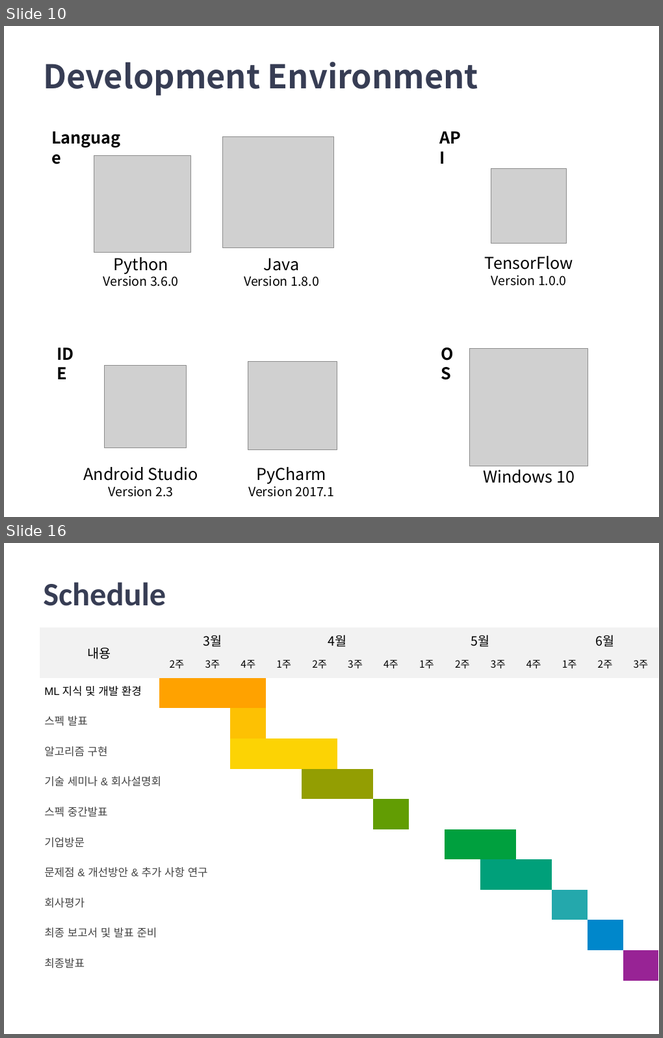
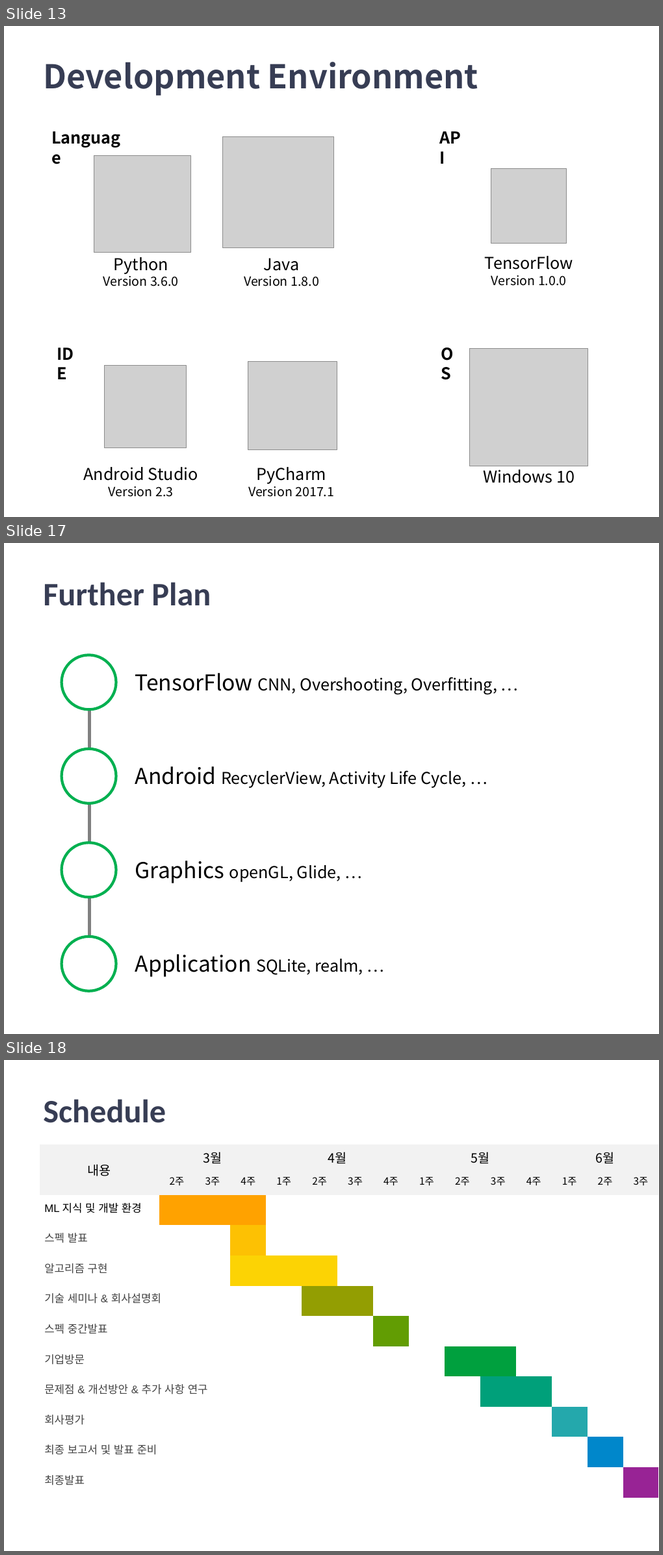
Before and after one commit to Jamjomjara/snu-artoon, a slide deck: artoon-spec.pptx. Shown one above the other, each under a label of ours: slides 10 and 16 before the commit, slides 13, 17 and 18 after it; the slides between them are not shown. The pictures are 663x1038 and 663x1555 pixels, drawn with LibreOffice and Linux fonts; fonts in the diff are those of the drawing; grey boxes stand for pictures; background and template pictures are left out. Boxes give left, top, right and bottom in pixels: in the first picture for what was removed or moved away, otherwise in the second. Text is boxed around its words. In the diff, an @@ line names an element or a change of style, - is before the commit and + after.

```diff
--- a/artoon-spec.pptx
+++ b/artoon-spec.pptx
@@ slide 17 added at bbox=[4, 543, 659, 1034], background #FFFFFF @@
@@ title added at bbox=[43, 582, 211, 606], 36 pt, text #373D54, bold @@
+Further Plan
@@ ellipse added at bbox=[62, 655, 116, 709], fill #FFFFFF, outline #00B050 3 pt @@
@@ text added at bbox=[135, 673, 498, 694], 18 pt, text #000000 @@
+TensorFlow CNN, Overshooting, Overfitting, …
@@ line added from (89, 683) to (89, 964), #808080 3 pt @@
@@ ellipse added at bbox=[62, 749, 116, 803], fill #FFFFFF, outline #00B050 3 pt @@
@@ text added at bbox=[135, 767, 466, 788], 18 pt, text #000000 @@
+Android RecyclerView, Activity Life Cycle, …
@@ ellipse added at bbox=[62, 843, 116, 897], fill #FFFFFF, outline #00B050 3 pt @@
@@ text added at bbox=[135, 861, 341, 884], 18 pt, text #000000 @@
+Graphics openGL, Glide, …
@@ ellipse added at bbox=[62, 937, 116, 991], fill #FFFFFF, outline #00B050 3 pt @@
@@ text added at bbox=[135, 954, 363, 977], 18 pt, text #000000 @@
+Application SQLite, realm, …
@@ what was slide 10 is now slide 13 @@
@@ what was slide 16 is now slide 18 @@
```
Also in this commit, not shown: 4 slides changed, 5 other slides added, 4 slides removed.
